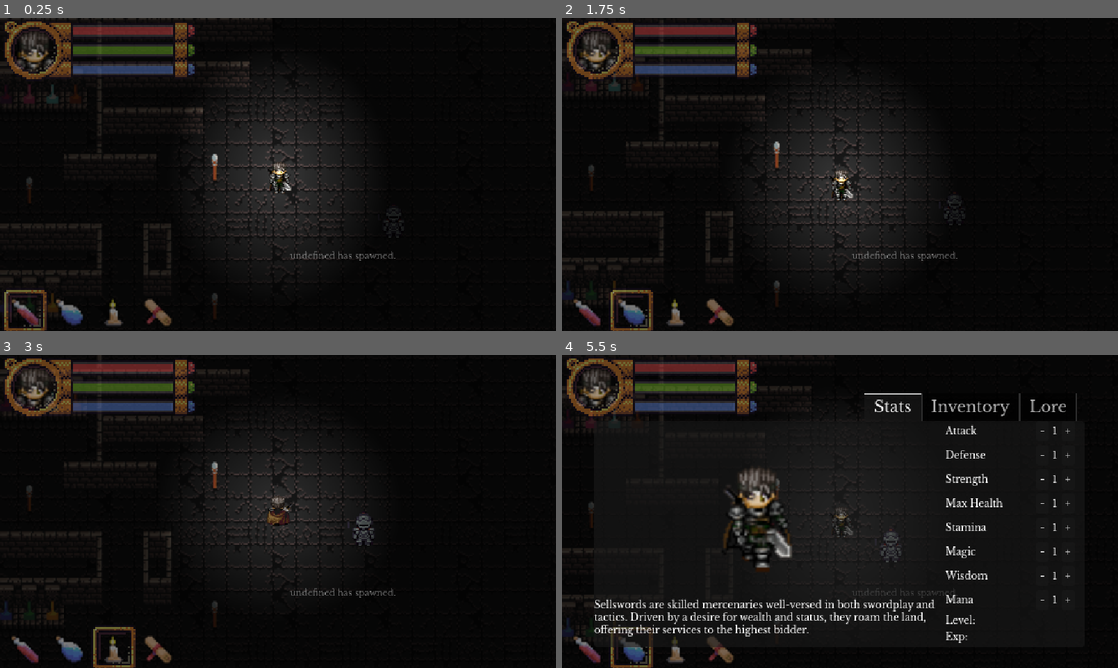
Above: before the commit, frames 1-4 (two rows, left to right).
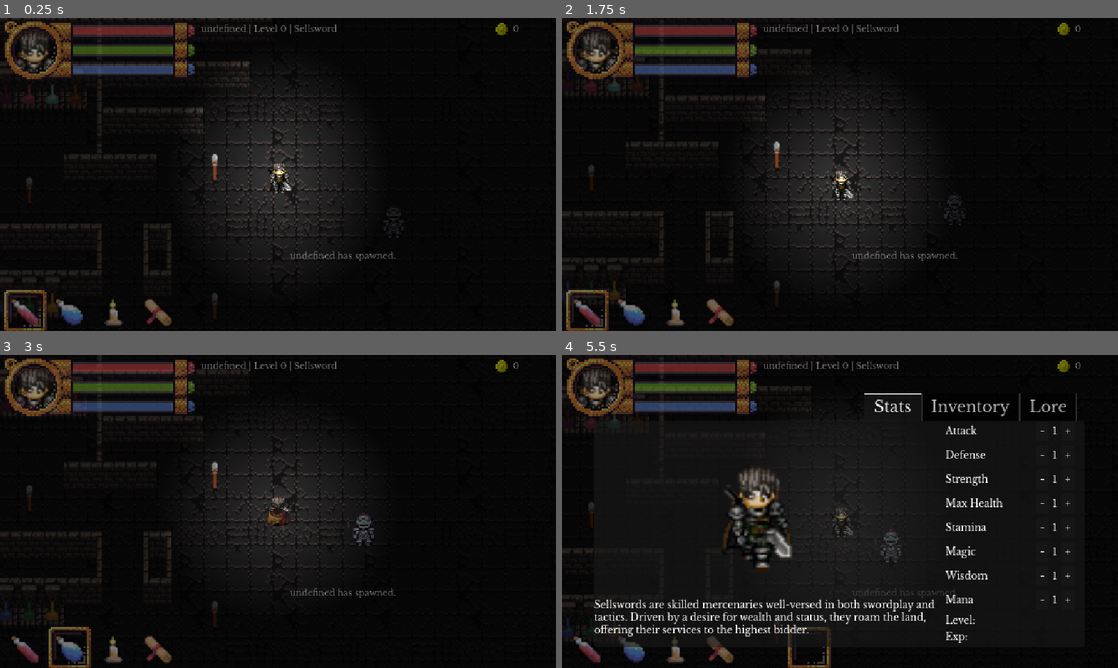
Above: after the commit, the same moments.

Repository: bbm-games/dankcryptic
Game: Godot game, scene res://game.tscn
Same seed, same stepped clock (60 frames per second), same inputs: the game is played once before the commit and once after it. This scene is started directly instead of the project's main scene.
Inputs (mouse positions are in pixels of both pictures, inside the frame that each line leads up to):
- Up to frame 1 (0.25 s): no input
- Up to frame 2 (1.75 s): move the mouse to (962, 158) at 0.52 s; press the mouse at (962, 158) at 0.53 s; hold Right (item_right) 0.53-1.28 s; right-click (962, 158) at 0.8 s; move the mouse to (728, 190) at 1.27 s; release the mouse at (728, 190) at 1.28 s; hold S (walk_down) from 1.28 s (still down); right-click (728, 190) at 1.35 s; tap 1 (item_1, bound only after the commit) at 1.55 s
- Up to frame 3 (3 s): move the mouse to (333, 442) at 2.02 s; release S (walk_down) at 2.03 s; hold Right (item_right) 2.03-2.78 s; hold 1 (item_1, bound only after the commit) 2.03-2.78 s; tap 2 (item_2, bound only after the commit) at 2.3, 2.85 s; move the mouse to (250, 574) at 2.77 s; hold W (walk_up) from 2.78 s (still down); click (250, 574) at 2.92 s
- Up to frame 4 (5.5 s): tap 3 (item_3, bound only after the commit) at 3.05 s; move the mouse to (1006, 558) at 3.52 s; release W (walk_up) at 3.53 s; hold 3 (item_3, bound only after the commit) 3.53-4.28 s; hold Left (item_left) 3.53-5.03 s; tap 4 (item_4, bound only after the commit) at 3.8, 4.35 s; tap Tab (playerMenu) at 4.15 s; move the mouse to (673, 464) at 4.27 s; tap 5 (item_5, bound only after the commit) at 4.55 s; move the mouse to (867, 511) at 5.02 s; hold S (walk_down) from 5.03 s (still down); hold 5 (item_5, bound only after the commit) from 5.03 s (still down); click (867, 511) at 5.17 s; tap 6 (item_6, bound only after the commit) at 5.3 s

The runs differ from the first frame. In frame 1, 0.3% of the frame differs, in the area x 36-94%, y 1-6%; in frame 2, 1.1%; in frame 3, 1.1%, in the area x 8-94%, y 1-100%; in frame 4, 0.9%.

Commit message:
added more sounds

Diff:
--- a/game.gd
+++ b/game.gd
@@ -139,6 +139,13 @@
 		itemNameLabel.set_button_group(buttongroup)
 		inventoryList.add_child(itemNameLabel)
 		itemNameLabel.pressed.connect(buttonLoreShow.bind(item))
+
+	# set up the player stats tab
+	get_node("CanvasLayer2/playerMenu/Stats/VBoxContainer2/vocationDesc").set_text(searchDocsInList(lore_data['vocations'],'class_name', player_data['vocation'], 'lore'))
+
+	# set up the player summary bar
+	update_player_summary_bar()
+
 	# load in actual game map
 	#var scene_resource = ResourceLoader.load(boss1ScenePath)
 	var scene_resource = ResourceLoader.load(dungeonScenePath)
@@ -157,6 +164,9 @@
 				return null
 	return null
 
+func update_player_summary_bar():
+	get_node("HUDLayer/CanvasGroup/playersummarybarcontainer/playersummarybar").set_text(player_data['name'] + ' | Level ' + str(player_data['current_level']) + ' | ' + player_data['vocation'])
+	get_node("HUDLayer/CanvasGroup/playersummarybarcontainer/gold").set_text(str(player_data['gold']))
 # updates items in player quick slots
 func update_quick_slots():
 	for slot in player_data['quick_slots'].keys():
@@ -200,6 +210,30 @@
 		pass
 	elif event is InputEventMouseMotion:
 		mouse_event_pos = event.position
+	if event.is_action_pressed("item_1"):
+		get_node("HUDLayer/CanvasGroup/quickItemSwitchSound").play()
+		current_item_index = 0
+		item_slot_frame.set_position(item_slot_frame_initial_position + current_item_index * Vector2(46,0))
+	if event.is_action_pressed("item_2"):
+		get_node("HUDLayer/CanvasGroup/quickItemSwitchSound").play()
+		current_item_index = 1
+		item_slot_frame.set_position(item_slot_frame_initial_position + current_item_index * Vector2(46,0))
+	if event.is_action_pressed("item_3"):
+		get_node("HUDLayer/CanvasGroup/quickItemSwitchSound").play()
+		current_item_index = 2
+		item_slot_frame.set_position(item_slot_frame_initial_position + current_item_index * Vector2(46,0))
+	if event.is_action_pressed("item_4"):
+		get_node("HUDLayer/CanvasGroup/quickItemSwitchSound").play()
+		current_item_index = 3
+		item_slot_frame.set_position(item_slot_frame_initial_position + current_item_index * Vector2(46,0))
+	if event.is_action_pressed("item_5"):
+		get_node("HUDLayer/CanvasGroup/quickItemSwitchSound").play()
+		current_item_index = 4
+		item_slot_frame.set_position(item_slot_frame_initial_position + current_item_index * Vector2(46,0))
+	if event.is_action_pressed("item_6"):
+		get_node("HUDLayer/CanvasGroup/quickItemSwitchSound").play()
+		current_item_index = 5
+		item_slot_frame.set_position(item_slot_frame_initial_position + current_item_index * Vector2(46,0))
 	if event.is_action_pressed("item_left"):
 		get_node("HUDLayer/CanvasGroup/quickItemSwitchSound").play()
 		if current_item_index == 0:
@@ -262,6 +296,7 @@
 	if event.is_action_pressed("attack"):
 		if not block_held:
 			attack_held = true
+			get_node("player/attackSoundPlayer").play()
 		else:
 			attack_held = false
 	if event.is_action_released("attack"):
@@ -269,6 +304,7 @@
 	if event.is_action_pressed("block"):
 		if not attack_held:
 			block_held = true
+			get_node("player/shieldSoundPlayer").play()
 		else:
 			block_held = false
 	if event.is_action_released("block"):
--- a/game.tscn
+++ b/game.tscn
@@ -12,9 +12,12 @@
 [ext_resource type="Script" path="res://bigportrait.gd" id="8_c6bur"]
 [ext_resource type="Script" path="res://resumeGameButton.gd" id="8_ul5po"]
 [ext_resource type="Texture2D" uid="uid://d2jkuylwl6o4a" path="res://assets/border.png" id="8_vh846"]
+[ext_resource type="Texture2D" uid="uid://c8jpbf2bhxlq6" path="res://assets/coin.png" id="9_8743s"]
 [ext_resource type="Shader" path="res://shield.gdshader" id="9_xiwt1"]
 [ext_resource type="AudioStream" uid="uid://dfkqxl7vx8ul2" path="res://assets/sounds/ui.wav" id="10_d3c5g"]
 [ext_resource type="Theme" uid="uid://bck6sugoxd40h" path="res://cryptic_theme.tres" id="10_kbx3o"]
+[ext_resource type="AudioStream" uid="uid://b68m0eyu6s6gc" path="res://assets/sounds/shieldsound.wav" id="14_idgaw"]
+[ext_resource type="AudioStream" uid="uid://py6rar5tguch" path="res://assets/sounds/attacksound.wav" id="15_ewa8a"]
 [ext_resource type="AudioStream" uid="uid://v5srpkj6a8ui" path="res://assets/sounds/magic_attack.mp3" id="16_omwxg"]
 
 [sub_resource type="Animation" id="Animation_knli3"]
@@ -204,7 +207,8 @@
 [node name="Area2D" type="Area2D" parent="HUDLayer"]
 
 [node name="CollisionPolygon2D" type="CollisionPolygon2D" parent="HUDLayer/Area2D"]
-polygon = PackedVector2Array(16, 3, 205, 3, 208, 59, 10, 59, 6, 282, 574, 279, 574, 323, 3, 325, 2, 7)
+scale = Vector2(2.74221, 1)
+polygon = PackedVector2Array(210.05, 2, 210.414, 63, 7.29339, 62, 5.47004, 278, 210.05, 279, 209.685, 326, 1.82335, 325, 1.09401, 5)
 
 [node name="CanvasGroup" type="CanvasGroup" parent="HUDLayer"]
 modulate = Color(1, 1, 1, 0.686275)
@@ -323,6 +327,27 @@
 stream = ExtResource("8_0de4k")
 bus = &"Sounds"
 
+[node name="playersummarybarcontainer" type="HBoxContainer" parent="HUDLayer/CanvasGroup"]
+offset_left = 208.0
+offset_top = 4.0
+offset_right = 568.0
+offset_bottom = 19.0
+
+[node name="playersummarybar" type="Label" parent="HUDLayer/CanvasGroup/playersummarybarcontainer"]
+custom_minimum_size = Vector2(300, 0)
+layout_mode = 2
+theme_override_font_sizes/font_size = 9
+
+[node name="TextureRect" type="TextureRect" parent="HUDLayer/CanvasGroup/playersummarybarcontainer"]
+layout_mode = 2
+texture = ExtResource("9_8743s")
+expand_mode = 2
+
+[node name="gold" type="Label" parent="HUDLayer/CanvasGroup/playersummarybarcontainer"]
+layout_mode = 2
+theme_override_font_sizes/font_size = 9
+text = "999"
+
 [node name="AnimationPlayer" type="AnimationPlayer" parent="HUDLayer"]
 root_node = NodePath("../..")
 libraries = {
@@ -441,6 +466,14 @@
 volume_db = 5.0
 bus = &"Sounds"
 
+[node name="shieldSoundPlayer" type="AudioStreamPlayer" parent="player"]
+stream = ExtResource("14_idgaw")
+bus = &"Sounds"
+
+[node name="attackSoundPlayer" type="AudioStreamPlayer" parent="player"]
+stream = ExtResource("15_ewa8a")
+bus = &"Sounds"
+
 [node name="PlayerAnimationPlayer" type="AnimationPlayer" parent="."]
 root_node = NodePath("../player/sprite")
 libraries = {
@@ -525,7 +558,7 @@
 frame_progress = 0.202865
 script = ExtResource("8_c6bur")
 
-[node name="RichTextLabel" type="RichTextLabel" parent="CanvasLayer2/playerMenu/Stats/VBoxContainer2"]
+[node name="vocationDesc" type="RichTextLabel" parent="CanvasLayer2/playerMenu/Stats/VBoxContainer2"]
 custom_minimum_size = Vector2(0, 50)
 layout_mode = 2
 theme_override_fonts/normal_font = ExtResource("7_f521b")
--- a/lore/lore.json
+++ b/lore/lore.json
@@ -39,6 +39,8 @@
 	  "current_mana":60,
 	  "mana_depl_rate":50,
 	  "mana_regen_rate":5,
+	 "current_level":0,
+	 "current_exp":0,
 	  "inventory":[
 
 	  ],
--- a/project.godot
+++ b/project.godot
@@ -156,6 +156,36 @@
 "deadzone": 0.5,
 "events": []
 }
+item_1={
+"deadzone": 0.5,
+"events": [Object(InputEventKey,"resource_local_to_scene":false,"resource_name":"","device":-1,"window_id":0,"alt_pressed":false,"shift_pressed":false,"ctrl_pressed":false,"meta_pressed":false,"pressed":false,"keycode":0,"physical_keycode":49,"key_label":0,"unicode":49,"echo":false,"script":null)
+]
+}
+item_2={
+"deadzone": 0.5,
+"events": [Object(InputEventKey,"resource_local_to_scene":false,"resource_name":"","device":-1,"window_id":0,"alt_pressed":false,"shift_pressed":false,"ctrl_pressed":false,"meta_pressed":false,"pressed":false,"keycode":0,"physical_keycode":50,"key_label":0,"unicode":50,"echo":false,"script":null)
+]
+}
+item_3={
+"deadzone": 0.5,
+"events": [Object(InputEventKey,"resource_local_to_scene":false,"resource_name":"","device":-1,"window_id":0,"alt_pressed":false,"shift_pressed":false,"ctrl_pressed":false,"meta_pressed":false,"pressed":false,"keycode":0,"physical_keycode":51,"key_label":0,"unicode":51,"echo":false,"script":null)
+]
+}
+item_4={
+"deadzone": 0.5,
+"events": [Object(InputEventKey,"resource_local_to_scene":false,"resource_name":"","device":-1,"window_id":0,"alt_pressed":false,"shift_pressed":false,"ctrl_pressed":false,"meta_pressed":false,"pressed":false,"keycode":0,"physical_keycode":52,"key_label":0,"unicode":52,"echo":false,"script":null)
+]
+}
+item_5={
+"deadzone": 0.5,
+"events": [Object(InputEventKey,"resource_local_to_scene":false,"resource_name":"","device":-1,"window_id":0,"alt_pressed":false,"shift_pressed":false,"ctrl_pressed":false,"meta_pressed":false,"pressed":false,"keycode":0,"physical_keycode":53,"key_label":0,"unicode":53,"echo":false,"script":null)
+]
+}
+item_6={
+"deadzone": 0.5,
+"events": [Object(InputEventKey,"resource_local_to_scene":false,"resource_name":"","device":-1,"window_id":0,"alt_pressed":false,"shift_pressed":false,"ctrl_pressed":false,"meta_pressed":false,"pressed":false,"keycode":0,"physical_keycode":54,"key_label":0,"unicode":54,"echo":false,"script":null)
+]
+}
 
 [rendering]
 
--- a/saves/assmonkey.json
+++ /dev/null
@@ -1 +0,0 @@
-{"current_health":80,"current_mana":180,"current_stamina":90,"gold":0,"health_regen_rate":0.1,"inventory":[],"is_dead":false,"mana_depl_rate":50,"mana_regen_rate":5,"max_health":80,"max_mana":180,"max_stamina":90,"name":"assmonkey","quick_slots":{"slot1":"item001","slot2":"item019","slot3":"item012","slot4":"spell001","slot5":null,"slot6":null},"sprite_data":"","stamina_depl_rate":50,"stamina_regen_rate":20,"stats":{"attack":50,"defense":50,"health":80,"magic":140,"mana":180,"stamina":90,"strength":40,"wisdom":160},"statuses":{"bloodless":0.4,"burned":0.7,"confused":0.9,"drenched":0.3,"paralyzed":0.5,"poisoned":0.2},"story_flags":{"act_1":true,"act_2":false,"act_3":false},"vocation":"Necromancer","weight":60}
--- /dev/null
+++ b/saves/bootyeater123.json
@@ -0,0 +1 @@
+{"current_exp":0,"current_health":80,"current_level":0,"current_mana":180,"current_stamina":90,"gold":0,"health_regen_rate":0.1,"inventory":[],"is_dead":false,"mana_depl_rate":50,"mana_regen_rate":5,"max_health":80,"max_mana":180,"max_stamina":90,"name":"bootyeater123","quick_slots":{"slot1":"item001","slot2":"item019","slot3":"item012","slot4":"spell001","slot5":null,"slot6":null},"sprite_data":"","stamina_depl_rate":50,"stamina_regen_rate":20,"stats":{"attack":50,"defense":50,"health":80,"magic":140,"mana":180,"stamina":90,"strength":40,"wisdom":160},"statuses":{"bloodless":0.4,"burned":0.7,"confused":0.9,"drenched":0.3,"paralyzed":0.5,"poisoned":0.2},"story_flags":{"act_1":true,"act_2":false,"act_3":false},"vocation":"Necromancer","weight":60}
Binary file added: assets/coin.png
Not shown, added: assets/coin.png.import
Not shown, added: assets/sounds/attacksound.wav.import
Not shown, added: assets/sounds/shieldsound.wav.import
Not shown: 1 places in game.tscn that only renumber resources
Not shown, added: assets/sounds/attacksound.wav
Not shown, added: assets/sounds/shieldsound.wav
